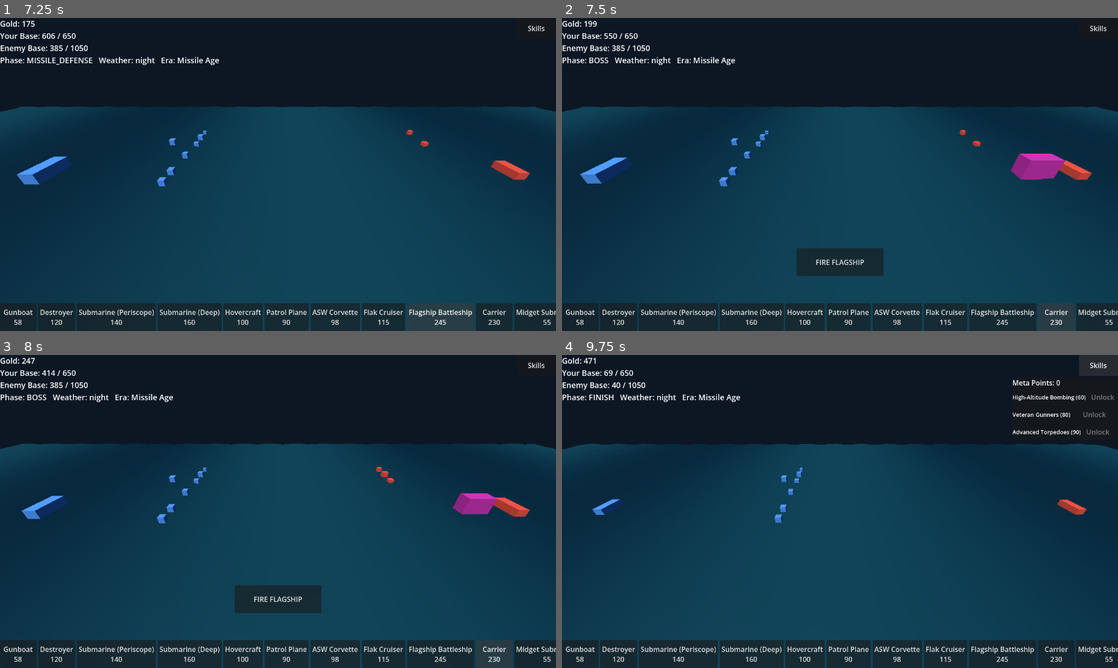
Above: before the commit, frames 1-4 (two rows, left to right).
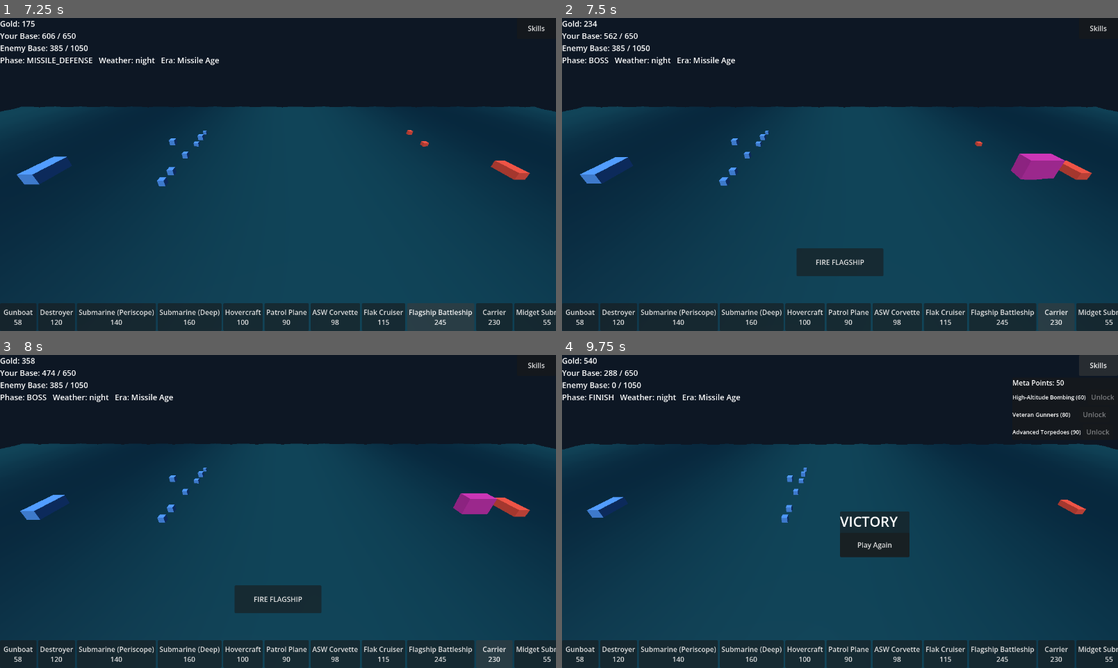
Above: after the commit, the same moments.

Repository: icomppower/iron-corridor
Game: Godot game, scene res://presentation/Main.tscn
The game is run twice, just before and just after one commit, with the same random seed, the same clock (stepped at 60 frames per second) and the same inputs.
Inputs:
- Up to frame 1 (7.25 s): click "Gunboat 58" at 0.5 s; click "Destroyer 120" at 1.25 s; click "Submarine (Periscope) 140" at 2 s; click "Submarine (Deep) 160" at 2.75 s; click "Hovercraft 100" at 3.5 s; click "Patrol Plane 90" at 4.25 s; click "ASW Corvette 98" at 5 s; click "Flak Cruiser 115" at 5.75 s; click "Flagship Battleship 245" at 6.5 s
- Up to frame 2 (7.5 s): click "Carrier 230" at 7.25 s
- Up to frame 3 (8 s): no input
- Up to frame 4 (9.75 s): click "FIRE FLAGSHIP" at 8 s; click "Midget Submarine 55" at 8.75 s; click "Skills" at 9.5 s

Frame 1 is identical in both runs. In frame 2, 0.1% of the frame differs, in the area x 3-91%, y 0-54%; in frame 3, 0.2%; in frame 4, 2.4%, in the area x 3-95%, y 0-65%.

Commit message:
Balance pass 12: lane keeps fighting during boss phase (sim-core rule fix)
Local Python port of the sim (scratch tooling) finally exposed turtle's
invincibility mechanism via loss-phase telemetry: eco/mixed/rush were
dying in the BOSS phase, not the lane. The sim froze lane combat during
the boss fight and the boss only damages the base — so the fight was a
pure standing-army-DPS check, and turtle's slow push always banked the
largest wall by trigger time. It also made 'enemy base is invincible
while its boss is alive' a no-op: nothing could hit the base anyway.

- MatchSim/LiveMatch: lane combat continues during PHASE_BOSS with the
  enemy base clamped invincible until the boss dies. Slow walls now
  bleed through long boss fights; both sides keep reinforcing
- bosses retuned for the live-lane regime (they were implicitly tuned
  for the frozen one): potomac 1200hp/34atk -> 1000/22, dreadnought
  1400/36 -> 1250/28

Co-Authored-By: Claude Fable 5 <noreply@anthropic.com>
Claude-Session: https://claude.ai/code/session_01CdRtWNHmvePL8b9JUYqr96

Diff:
--- a/data/bosses/bosses.json
+++ b/data/bosses/bosses.json
@@ -2,24 +2,51 @@
   {
     "id": "potomac",
     "name": "Potomac",
-    "hp": 1200.0,
-    "base_attack": 34.0,
-    "target_layers": ["surface", "air"],
+    "hp": 1000.0,
+    "base_attack": 22.0,
+    "target_layers": [
+      "surface",
+      "air"
+    ],
     "phases": [
-      { "hp_pct_above": 0.5, "attack_mult": 1.0, "ability": null },
-      { "hp_pct_above": 0.0, "attack_mult": 1.35, "ability": "missile_barrage" }
+      {
+        "hp_pct_above": 0.5,
+        "attack_mult": 1.0,
+        "ability": null
+      },
+      {
+        "hp_pct_above": 0.0,
+        "attack_mult": 1.35,
+        "ability": "missile_barrage"
+      }
     ]
   },
   {
     "id": "dreadnought",
     "name": "Dreadnought",
-    "hp": 1400.0,
-    "base_attack": 36.0,
-    "target_layers": ["surface", "periscope", "air"],
+    "hp": 1250.0,
+    "base_attack": 28.0,
+    "target_layers": [
+      "surface",
+      "periscope",
+      "air"
+    ],
     "phases": [
-      { "hp_pct_above": 0.6, "attack_mult": 1.0, "ability": null },
-      { "hp_pct_above": 0.3, "attack_mult": 1.25, "ability": "missile_barrage" },
-      { "hp_pct_above": 0.0, "attack_mult": 1.4, "ability": "depth_charge_spread" }
+      {
+        "hp_pct_above": 0.6,
+        "attack_mult": 1.0,
+        "ability": null
+      },
+      {
+        "hp_pct_above": 0.3,
+        "attack_mult": 1.25,
+        "ability": "missile_barrage"
+      },
+      {
+        "hp_pct_above": 0.0,
+        "attack_mult": 1.4,
+        "ability": "depth_charge_spread"
+      }
     ]
   }
 ]
--- a/sim/live_match.gd
+++ b/sim/live_match.gd
@@ -85,6 +85,11 @@
 				boss = MatchSim._spawn_boss(catalog, level["boss_id"])
 				phase_changed.emit(phase)
 		MatchSim.PHASE_BOSS:
+			# Mirror MatchSim: the lane keeps fighting during the boss, with
+			# the enemy base invincible until the boss dies.
+			var enemy_base_before: float = enemy["base_hp"]
+			MatchSim._resolve_combat_tick(player, enemy, catalog, weather_id, catalog.weather, economy, MatchSim.DT, rng)
+			enemy["base_hp"] = enemy_base_before
 			MatchSim._resolve_boss_tick(player, boss, catalog, weather_id, catalog.weather, MatchSim.DT, rng, _flagship_aim_bonus)
 			_flagship_aim_bonus = 0.0
 			if boss["hp"] <= 0.0:
--- a/sim/match_sim.gd
+++ b/sim/match_sim.gd
@@ -75,6 +75,14 @@
 					phase = PHASE_BOSS
 					boss = _spawn_boss(catalog, level["boss_id"])
 			PHASE_BOSS:
+				# The lane keeps fighting while the boss is engaged — that is
+				# what makes "enemy base is invincible while its boss is
+				# alive" a rule rather than a no-op. A frozen lane turned the
+				# boss fight into a pure standing-army check that a slow wall
+				# comp banked its way through every time.
+				var enemy_base_before: float = enemy["base_hp"]
+				_resolve_combat_tick(player, enemy, catalog, weather_id, weather_table, economy, DT, rng)
+				enemy["base_hp"] = enemy_base_before
 				_resolve_boss_tick(player, boss, catalog, weather_id, weather_table, DT, rng)
 				if boss["hp"] <= 0.0:
 					boss_killed = true
